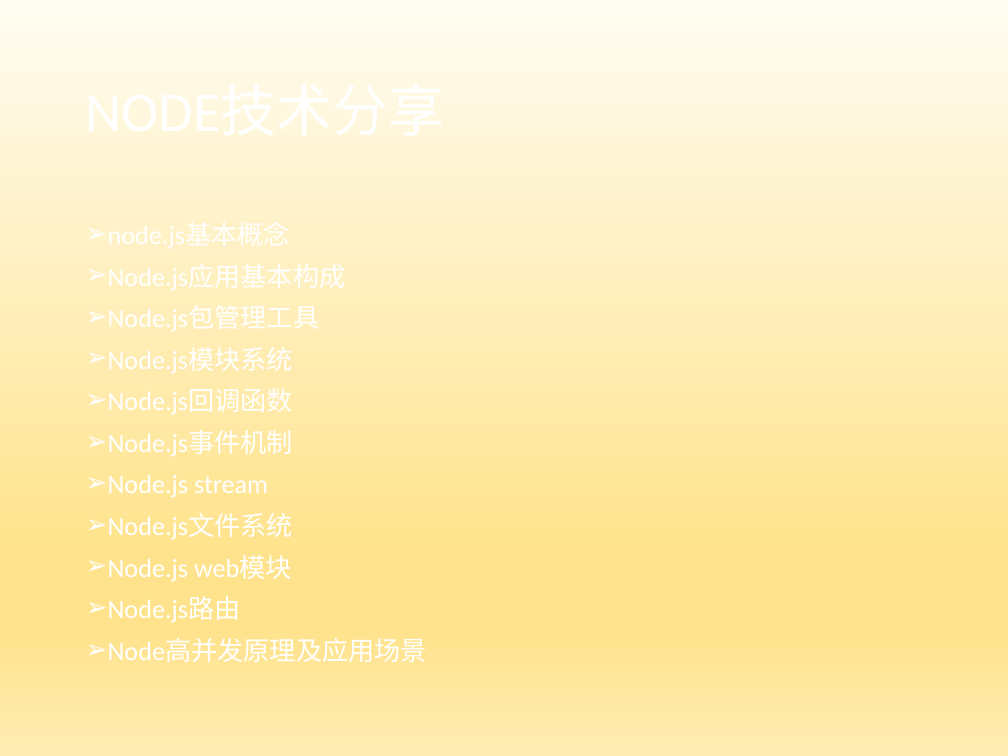
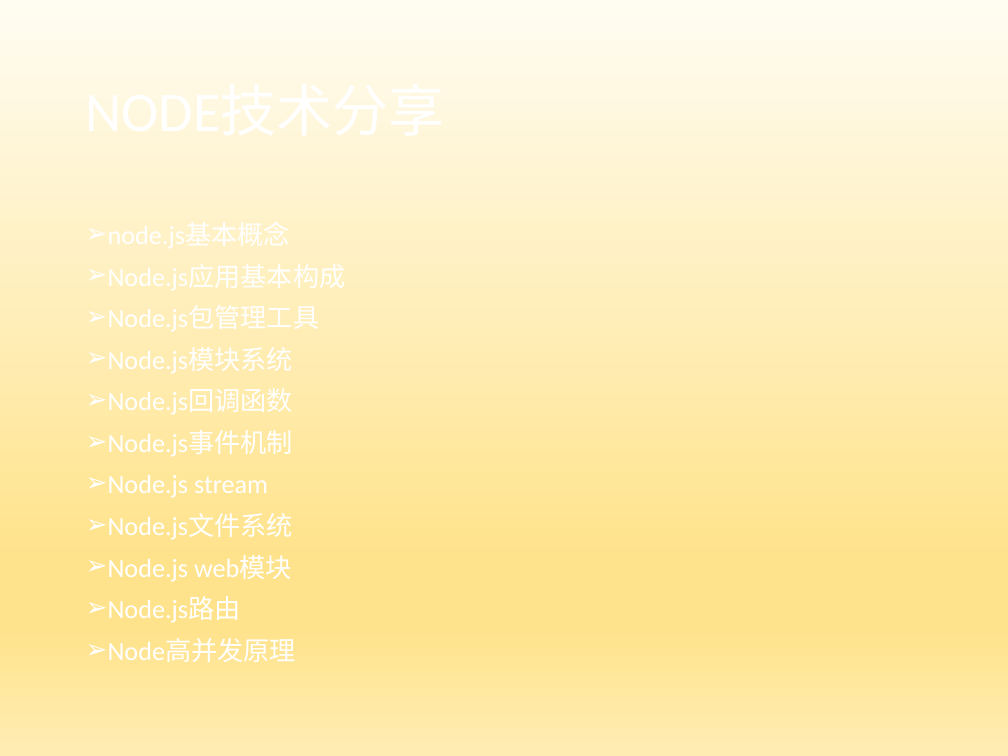
Before and after one commit to xiayu1986/webLearn, a slide deck: slide 1 of mix/技术分享/NODE技术分享.pptx. Drawn at 1008x756 pixels with LibreOffice and Linux fonts; fonts in the diff are those of the drawing; background and template pictures are left out. Boxes give left, top, right and bottom in pixels: in the first picture for what was removed or moved away, otherwise in the second. Text is boxed around its words. In the diff, an @@ line names an element or a change of style, - is before the commit and + after.

```diff
--- a/mix/技术分享/NODE技术分享.pptx
+++ b/mix/技术分享/NODE技术分享.pptx
@@ text at (x1=108, y1=638, x2=297, y2=662): text changed @@
-➢ Node高并发原理及应用场景
+➢ Node高并发原理
```
Also in this commit, not shown: 1 other slide changed, 3 slides added, 2 slides removed, 9 other files.
